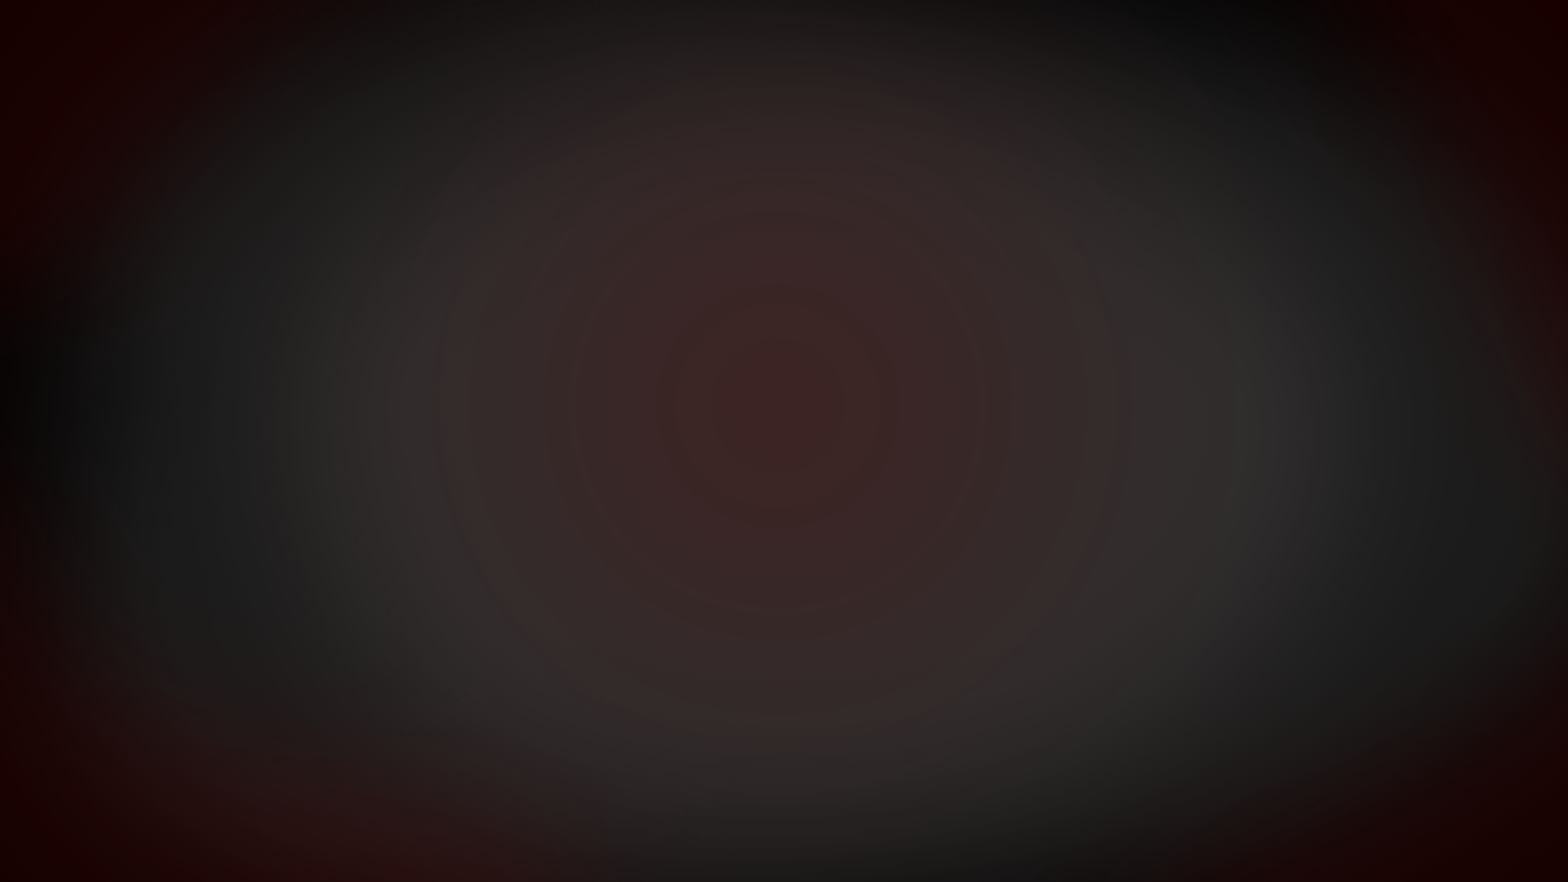
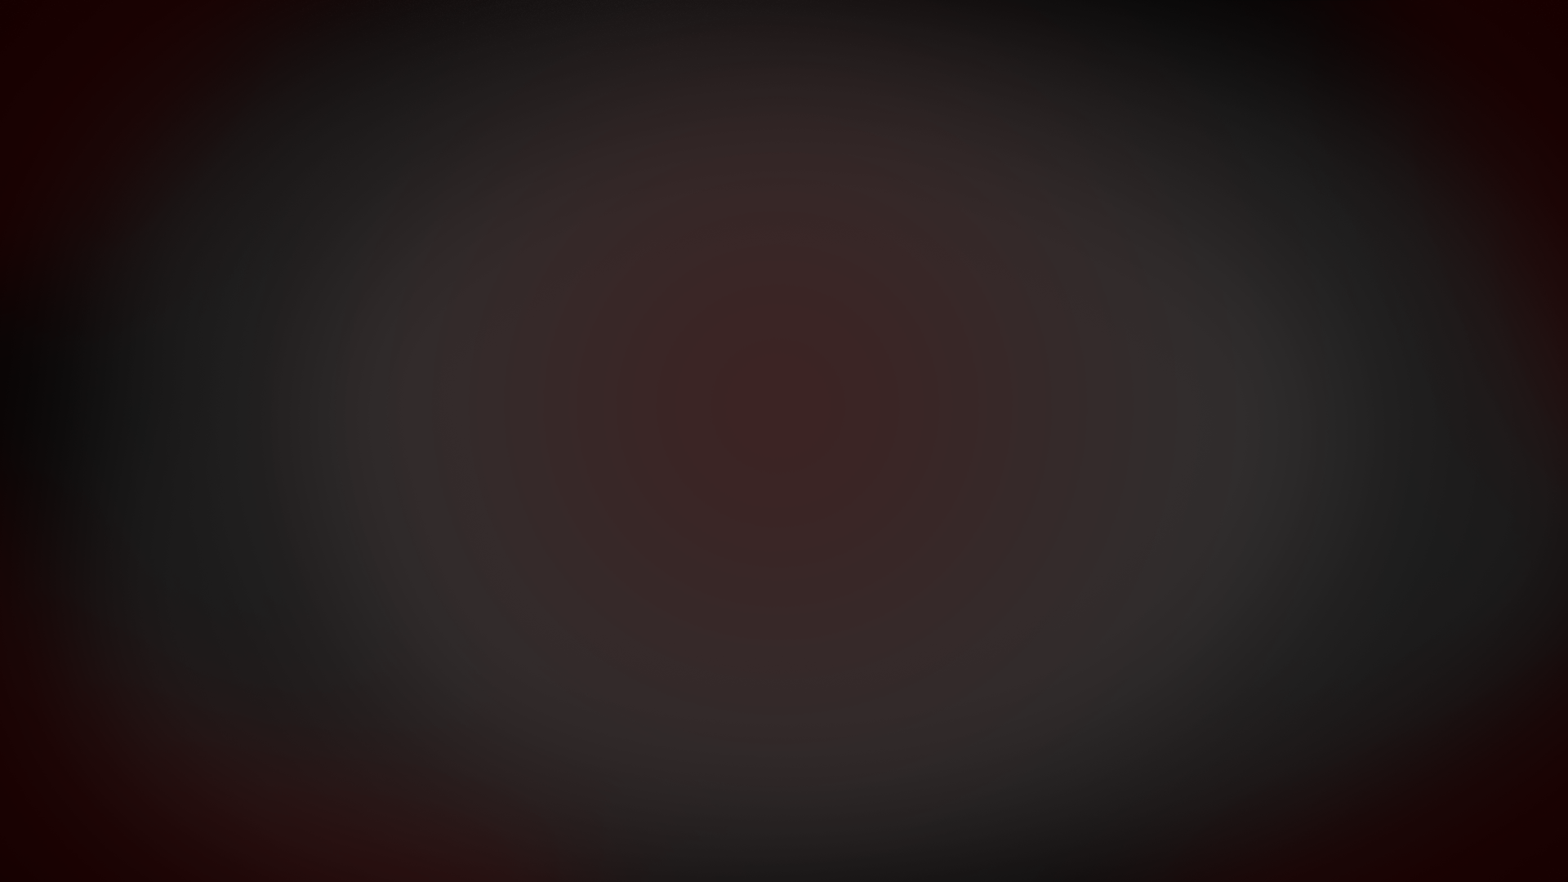
Revision of a layered 1568 × 882 image; what changed, layer by layer:
painted on "Layer 3" over [1291, 0, 1347, 1]